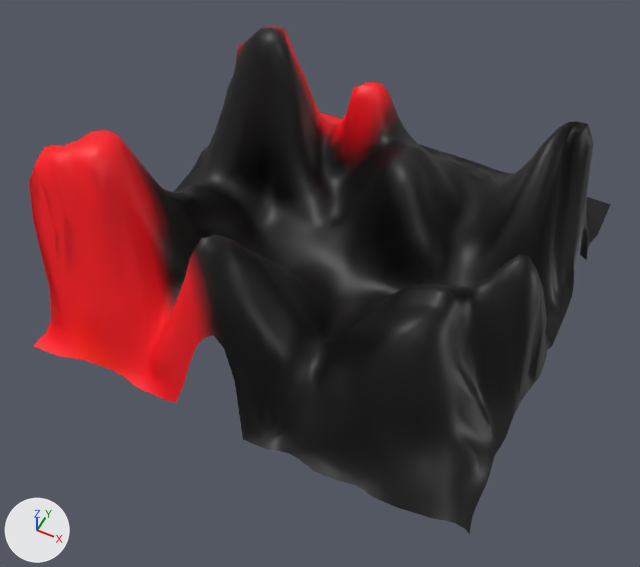
The glTF model src/models/ground.gltf: old version first, new version second.
Rendered twice from a 50 mm camera at (220.0, -486.0, 578.0) aimed at (2.0, -51.0, 35.0). Lighting does not change. The marker at lower left points along +X, +Y and +Z. Shape keys are drawn at the values saved in each file.

In view in the first picture: 'Environnement'.
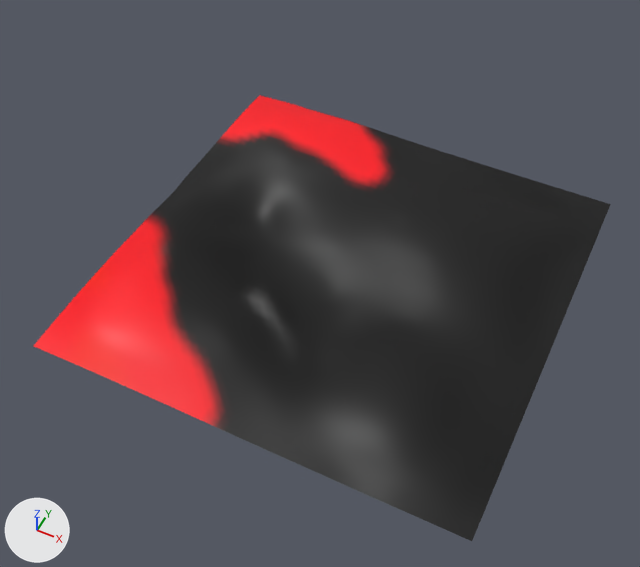
What differs and where, as boxes (x1, y1, x2, y2) in the pictures (640 x 567 px):
'Environnement', reshaped (12% shorter)
    before: (29, 26, 611, 534)
    after: (33, 95, 611, 541)

The change in detail:
In shape key 'Montagnes' (key_0_montagnes), value goes from 1.0 to 0.0.
